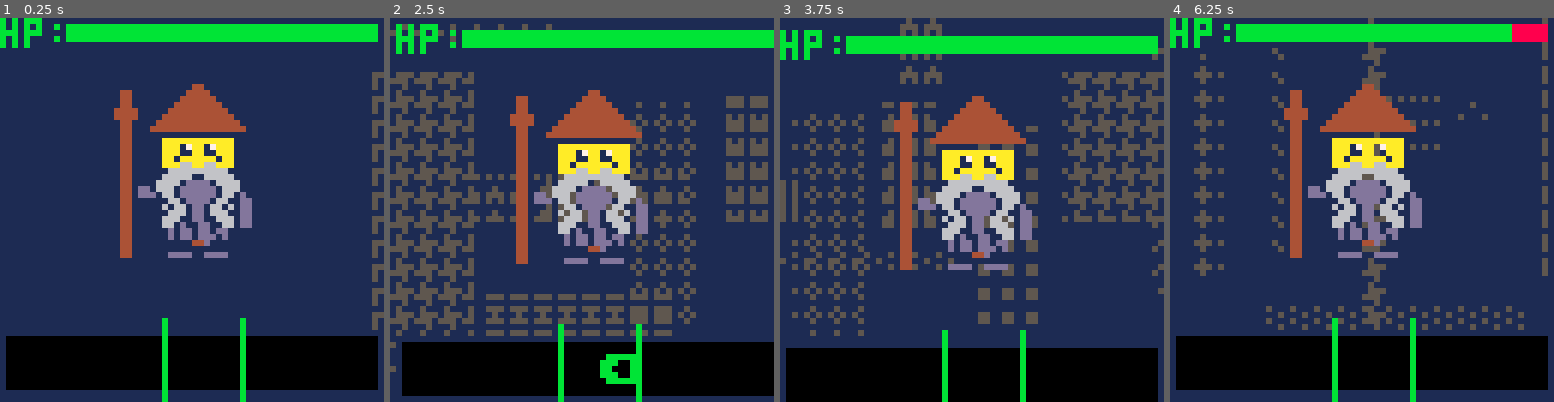
Above: before the commit, frames 1-4 (left to right).
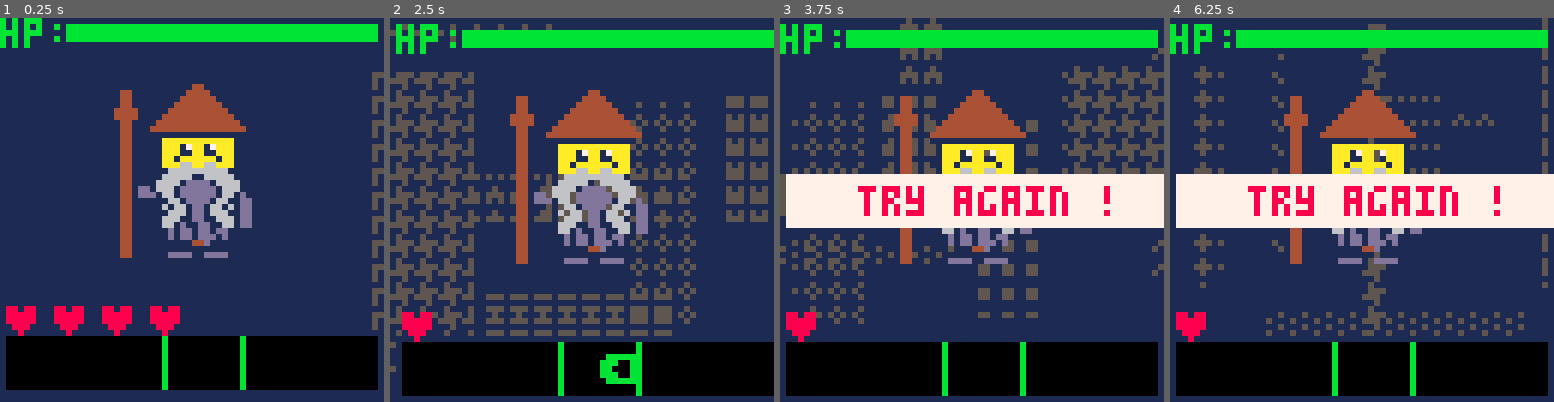
Above: after the commit, the same moments.

Repository: EmilieRobert33/LOWREZJAM
Game: PICO-8 cartridge qte.p8
The game is run twice, just before and just after one commit, with the same random seed, the same clock (stepped at 60 frames per second) and the same inputs.
Inputs:
- Up to frame 1 (0.25 s): no input
- Up to frame 2 (2.5 s): hold Right 1.6-2.1 s; hold Up 2.15-2.42 s; hold Right from 2.47 s (still down)
- Up to frame 3 (3.75 s): release Right at 3.03 s; hold Left 3.08-3.58 s; hold Down from 3.63 s (still down)
- Up to frame 4 (6.25 s): release Down at 3.97 s; hold Right 4.02-4.68 s; hold Up 4.73-5.03 s; hold Left 5.08-5.68 s; hold Down 5.73-6.03 s; hold Right from 6.08 s (still down)

The runs differ from the first frame. In frame 1, 1.9% of the frame differs, in the area x 1-65%, y 75-100%; in frame 2, 0.6%; in frame 3, 24%; in frame 4, 24%, in the area x 0-100%, y 0-100%.

Commit message:
combat avec le try again

Diff:
--- a/qte.p8
+++ b/qte.p8
@@ -21,6 +21,8 @@
 	life=51
 	degat=life/10
 
+	init_ma_vie()
+
 end
 
 function _update60()
@@ -38,6 +40,7 @@
 			if (combo>9) combo=0
 		else
 			sfx(40)
+			perdre_ma_vie()
 			combo=0
 			offset=0.08
 		end
@@ -51,6 +54,7 @@
 			if (combo>9) combo=0
 		else
 			sfx(40)
+			perdre_ma_vie()
 			combo=0
 			offset=0.08
 
@@ -66,6 +70,7 @@
 			if (combo>9) combo=0
 		else
 			sfx(40)
+			perdre_ma_vie()
 			combo=0
 			offset=0.08
 
@@ -81,6 +86,7 @@
 			if (combo>9) combo=0
 		else
 			sfx(40)
+			perdre_ma_vie()
 			combo=0
 			offset=0.08
 
@@ -97,6 +103,7 @@
 				add(fini,notes[i])
 				del(notes,notes[i])
 				sfx(40)
+				perdre_ma_vie()
 				offset=0.08
 			end
 		end
@@ -120,8 +127,9 @@
 	palt()
 	draw_life()
 	spr(0,15,8,4,4)
-	line(27,50,27,64,11)
-	line(40,50,40,64,11)
+	draw_ma_vie()
+	line(27,53,27,61,11)
+	line(40,53,40,61,11)
 	for i=1,#notes do
 		local n=notes[i]
 		print(n.s,n.x,n.y)
@@ -147,12 +155,60 @@
 end
 function draw_life()
 
-	print ("hp:",11)
+	print ("hp:",0,0,11)
 	rectfill(11,1,62,3,8)
 	if (life>0) rectfill(11,1,11+life,3,11)
 
 end
-
+--------------------------------------
+-- function pour afficher les coeurs
+--------------------------------------
+
+function init_ma_vie()
+
+	ma_vie=4
+	retry=false
+
+end
+
+
+
+function perdre_ma_vie()
+
+	ma_vie-=1
+	if ma_vie<=0 then
+		ma_vie=4
+		life=51
+		notes={}
+		temps=120
+		retry=true
+	end
+
+end
+…(4 lines of a section not shown)…
+function draw_ma_vie()
+	if (ma_vie==1) print("♥",0,48,8)
+	if (ma_vie==2) print("♥♥",0,48,8)
+	if (ma_vie==3) print("♥♥♥",0,48,8)
+	if (retry and temps>=60) then
+		rectfill(1,25,64,33,7)
+		print("try again !",13,27,8)
+	end
+	if (ma_vie==4) then
+		print("♥♥♥♥",0,48,8)
+	end
+end
+…(5 lines of a section not shown)…
+------------------------------------
+------------------------------------
+------------------------------------
 function rand_pat()
 	frame+=1
 	if (frame>=temps) then
